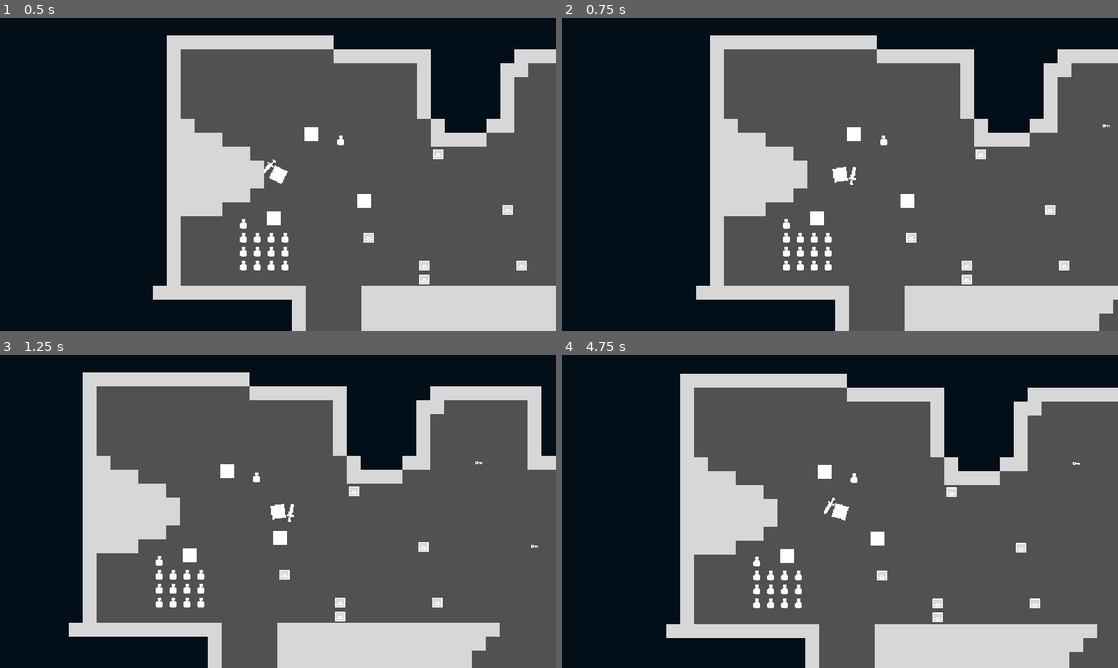
Above: before the commit, frames 1-4 (two rows, left to right).
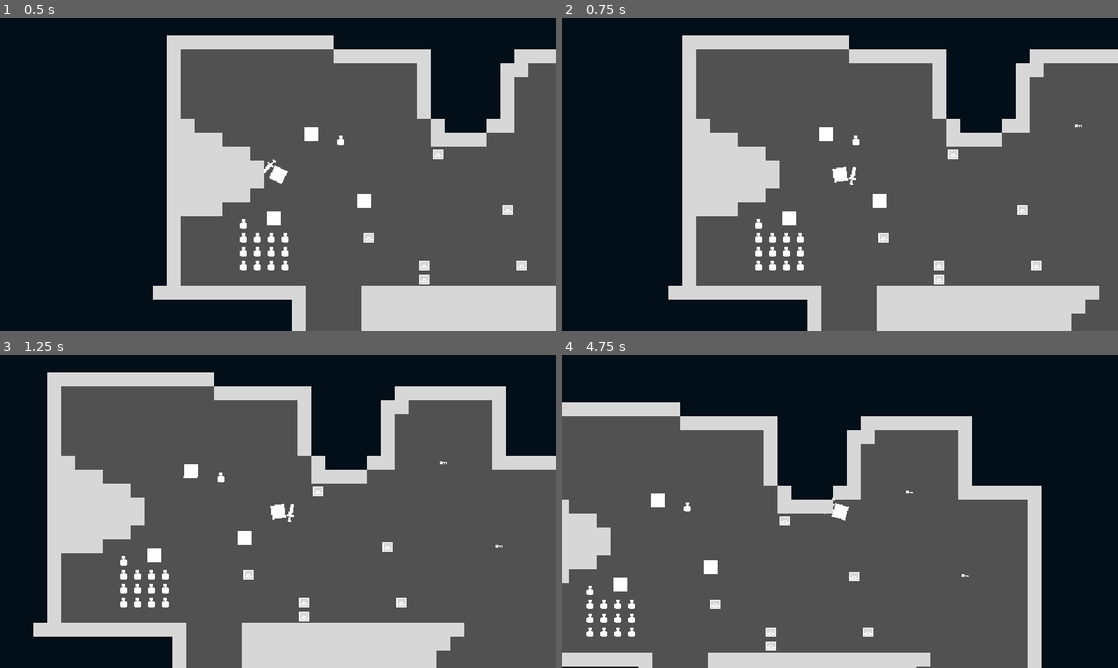
Above: after the commit, the same moments.

Repository: zMenta/Cubesh
Game: Godot game, scene res://main/main.tscn
Same seed, same stepped clock (60 frames per second), same inputs: the game is played once before the commit and once after it.
Inputs (mouse positions are in pixels of both pictures, inside the frame that each line leads up to):
- Up to frame 1 (0.5 s): no input
- Up to frame 2 (0.75 s): tap Enter at 0.5 s; move the mouse to (962, 158) at 0.52 s; hold D (right) from 0.53 s (still down); tap Space (dodge) at 0.6 s
- Up to frame 3 (1.25 s): keep holding D (right)
- Up to frame 4 (4.75 s): move the mouse to (728, 527) at 1.27 s; release D (right) at 1.28 s; hold S (down) 1.28-2.03 s; click (728, 527) at 1.35 s; tap Space (dodge) at 1.55, 2.1, 2.85, 3.8, 4.35 s; move the mouse to (895, 442) at 2.02 s; hold D (right) 2.03-2.78 s; move the mouse to (812, 574) at 2.77 s; hold W (up) 2.78-3.53 s; move the mouse to (1006, 558) at 3.52 s; hold A (left) from 3.53 s (still down); click (1006, 558) at 3.6 s; move the mouse to (673, 464) at 4.27 s

Frame 1 is identical in both runs. In frame 2, 16% of the frame differs, in the area x 19-100%, y 5-100%; in frame 3, 22%; in frame 4, 60%, in the area x 0-100%, y 6-100%.

Commit message:
player dash move

Diff:
--- a/player/player.gd
+++ b/player/player.gd
@@ -6,6 +6,7 @@
 const SPEED = 150
 const ACCELERATION = 20
 const FRICTION = 25
+const DASH_SPEED = 450
 
 
 func _process(_delta: float) -> void:
@@ -23,8 +24,17 @@
 		velocity.x = move_toward(velocity.x, 0, FRICTION)
 		velocity.y = move_toward(velocity.y, 0, FRICTION)
 
+	if Input.is_action_just_pressed("dodge"):
+		_dash(direction)
+
 	look_at(get_global_mouse_position())
 	move_and_slide()
+
+
+func _dash(direction: Vector2) -> void:
+	velocity.x = move_toward(velocity.x, direction.x * DASH_SPEED, DASH_SPEED)
+	velocity.y = move_toward(velocity.y, direction.y * DASH_SPEED, DASH_SPEED)
+
 
 
 func _enable_weapon_collision() -> void:
@@ -32,6 +42,7 @@
 		return
 	current_weapon.enable_collision()
 
+
 func _disable_weapon_collision() -> void:
 	if not current_weapon is Weapon:
 		return
--- a/player/player.tscn
+++ b/player/player.tscn
@@ -133,7 +133,7 @@
 }
 
 [node name="Player" type="CharacterBody2D" node_paths=PackedStringArray("current_weapon")]
-collision_mask = 14
+collision_mask = 12
 script = ExtResource("1_hmwl6")
 current_weapon = NodePath("WeaponSlot/Sword")
 
